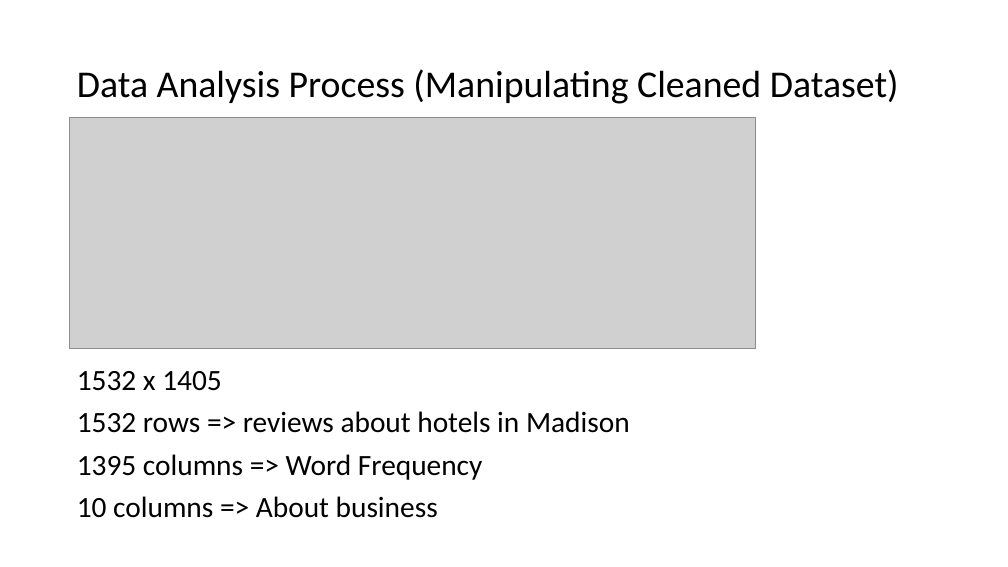
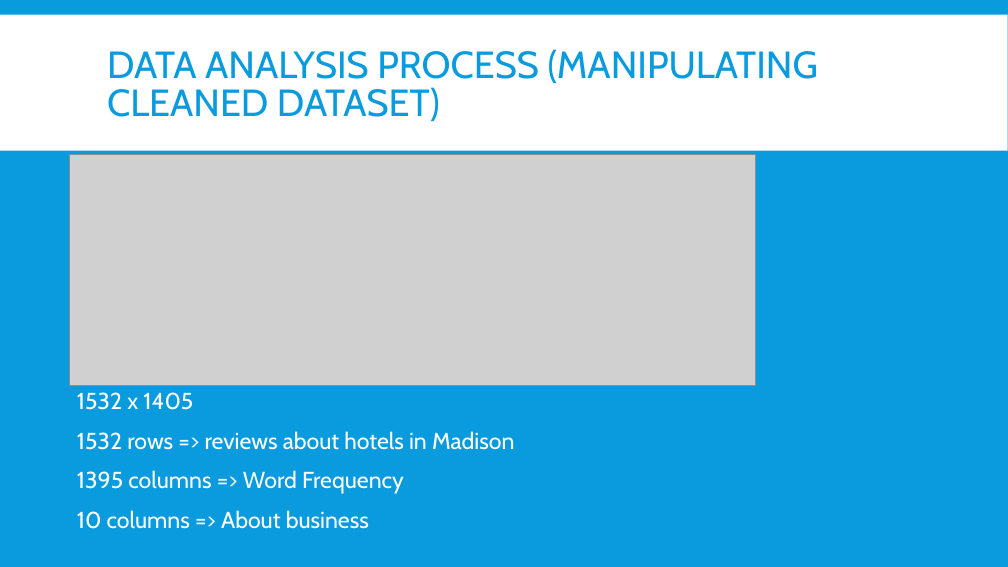
Before and after one commit to cocofreefarm/Module3, a slide deck: slide 4 of Hotels in Madison Area.pptx. Drawn at 1008x567 pixels with LibreOffice and Linux fonts; fonts in the diff are those of the drawing; grey boxes stand for pictures. Boxes give left, top, right and bottom in pixels: in the first picture for what was removed or moved away, otherwise in the second. Text is boxed around its words. In the diff, an @@ line names an element or a change of style, - is before the commit and + after.

```diff
--- a/Hotels in Madison Area.pptx
+++ b/Hotels in Madison Area.pptx
@@ background #FFFFFF to #099BDD @@
@@ rectangle added at (x1=0, y1=14, x2=1008, y2=150), fill #FFFFFF @@
@@ title at (x1=107, y1=49, x2=818, y2=121): text changed; font Calibri to Cabin; text colour #000000 to #099BDD @@
-Data Analysis Process (Manipulating Cleaned Dataset)
+DATA ANALYSIS PROCESS (MANIPULATING CLEANED DATASET)
@@ picture moved from (x1=70, y1=117, x2=756, y2=348) to (x1=70, y1=154, x2=756, y2=385) @@
@@ text "1532 x 1405" moved from (x1=77, y1=371, x2=630, y2=518) to (x1=77, y1=392, x2=514, y2=529) @@
@@ text "1532 x 1405" at (x1=77, y1=392, x2=514, y2=529): size 28 to 22 pt, font Calibri to Cabin, text colour #000000 to #FFFFFF; more space between paragraphs @@
```
Also in this commit, not shown: 7 other slides changed, 19 slides added, 1 other file.
